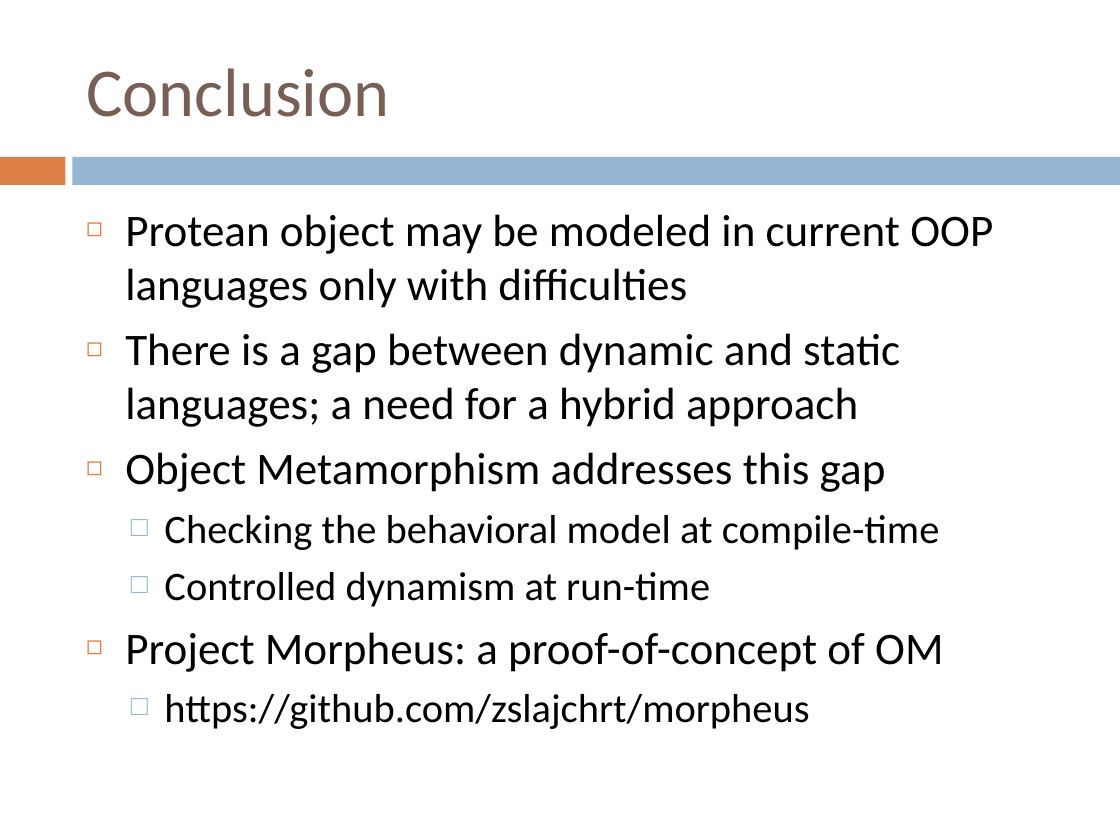
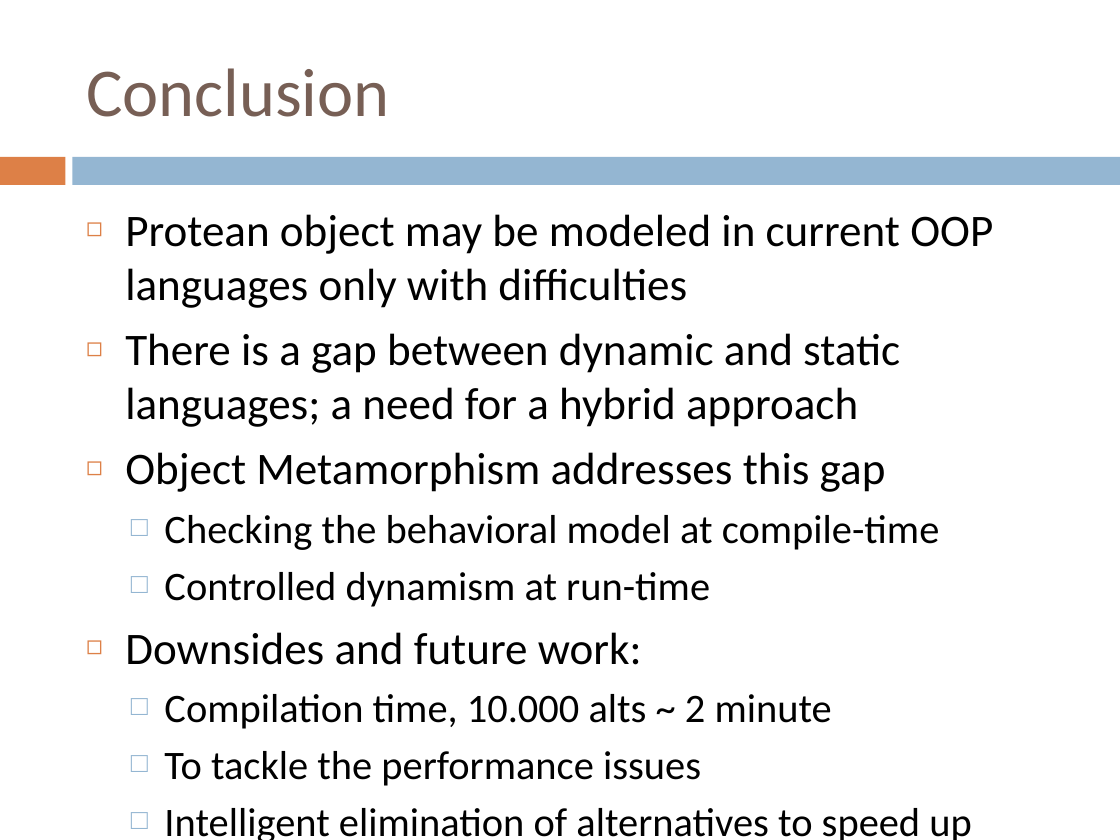
Before and after one commit to zslajchrt/morpheus, a slide deck: slide 19 of src/main/doc/papers/sdot2015.pptx. Drawn at 1120x840 pixels with LibreOffice and Linux fonts; fonts in the diff are those of the drawing. Boxes give left, top, right and bottom in pixels: in the first picture for what was removed or moved away, otherwise in the second. Text is boxed around its words. In the diff, an @@ line names an element or a change of style, - is before the commit and + after.

```diff
--- a/src/main/doc/papers/sdot2015.pptx
+++ b/src/main/doc/papers/sdot2015.pptx
@@ text at [125,632,971,840]: text changed; size 29 to 26 pt @@
-◻ Project Morpheus: a proof-of-concept of OM
-  □ https://github.com/zslajchrt/morpheus
+◻ Downsides and future work:
+  □ Compilation time, 10.000 alts ~ 2 minute
+  □ To tackle the performance issues
+  □ Intelligent elimination of alternatives to speed up
```
Also in this commit, not shown: 6 other slides changed, 1 slide added.
